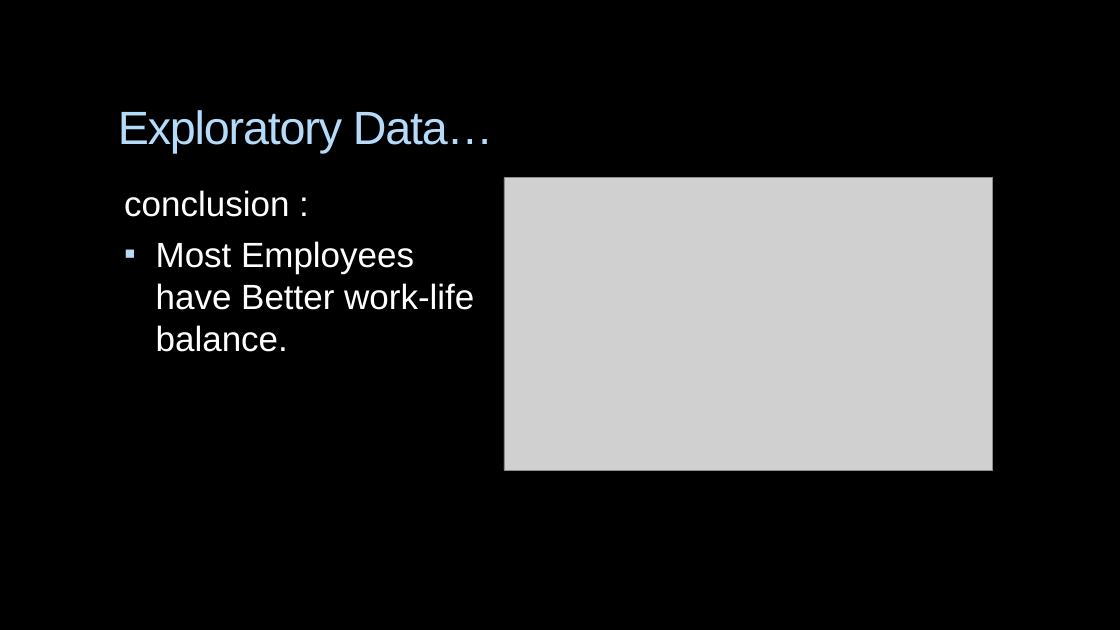
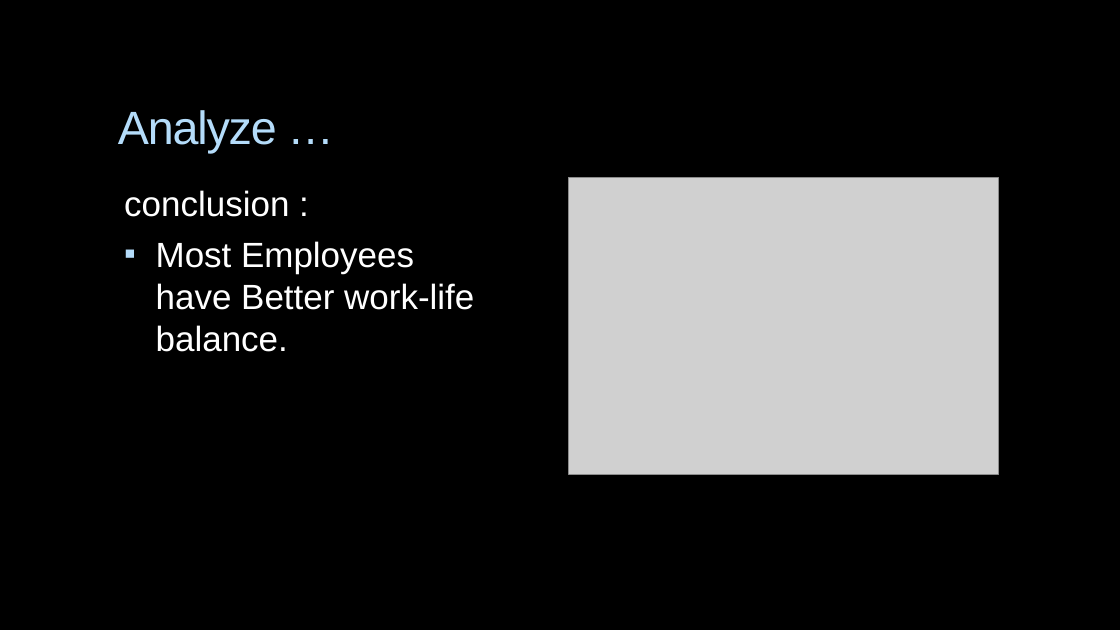
Before and after one commit to aya1fouad/Power_BI_Dashboards, a slide deck: slide 14 of Anayzing_IBM_HR_Employee_Attrition/HR Employees Attrition.pptx (slide 13 before the commit). Drawn at 1120x630 pixels with LibreOffice and Linux fonts; fonts in the diff are those of the drawing; grey boxes stand for pictures; background and template pictures are left out. Boxes give left, top, right and bottom in pixels: in the first picture for what was removed or moved away, otherwise in the second. Text is boxed around its words. In the diff, an @@ line names an element or a change of style, - is before the commit and + after.

```diff
--- a/Anayzing_IBM_HR_Employee_Attrition/HR Employees Attrition.pptx
+++ b/Anayzing_IBM_HR_Employee_Attrition/HR Employees Attrition.pptx
@@ title at (x1=118, y1=110, x2=277, y2=153): text changed @@
-Exploratory Data…
+Analyze …
@@ picture resized from (x1=504, y1=178, x2=992, y2=471) to (x1=569, y1=178, x2=999, y2=475) @@
```
Also in this commit, not shown: 17 other slides changed, 1 slide added, 1 other file.
